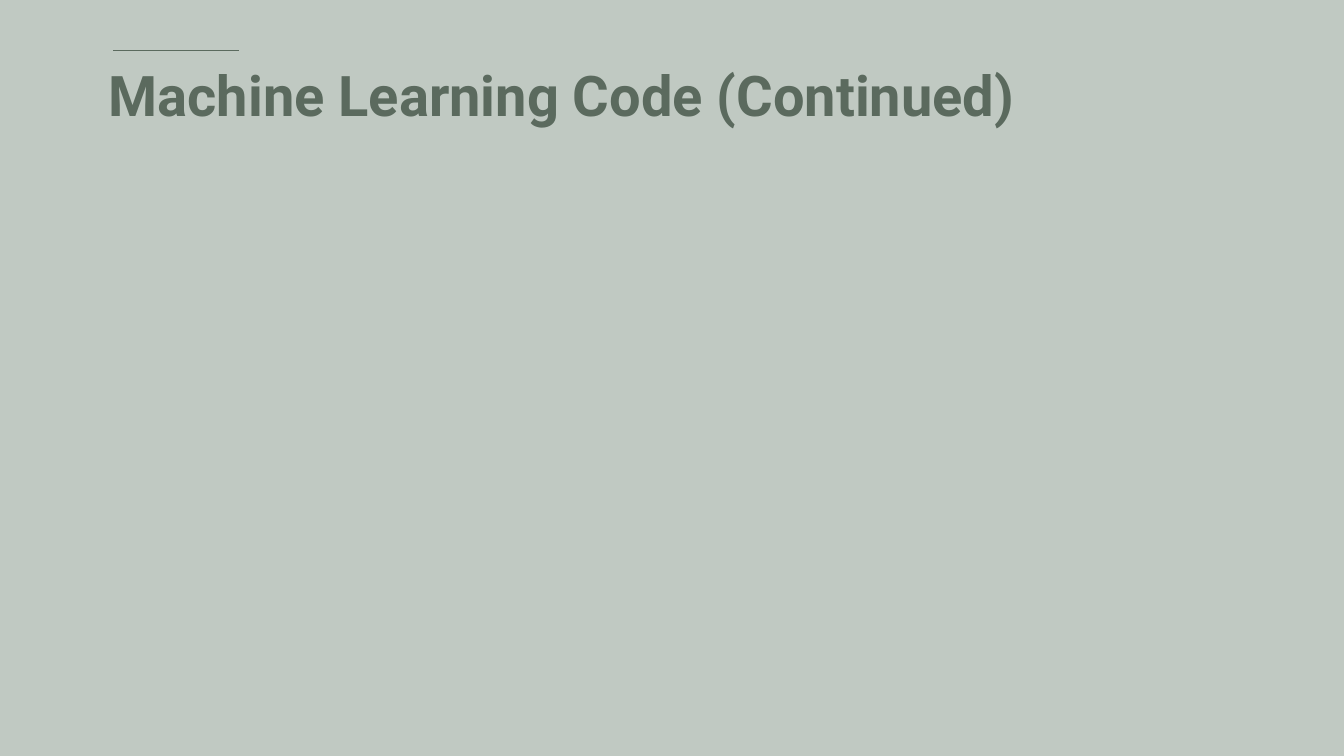
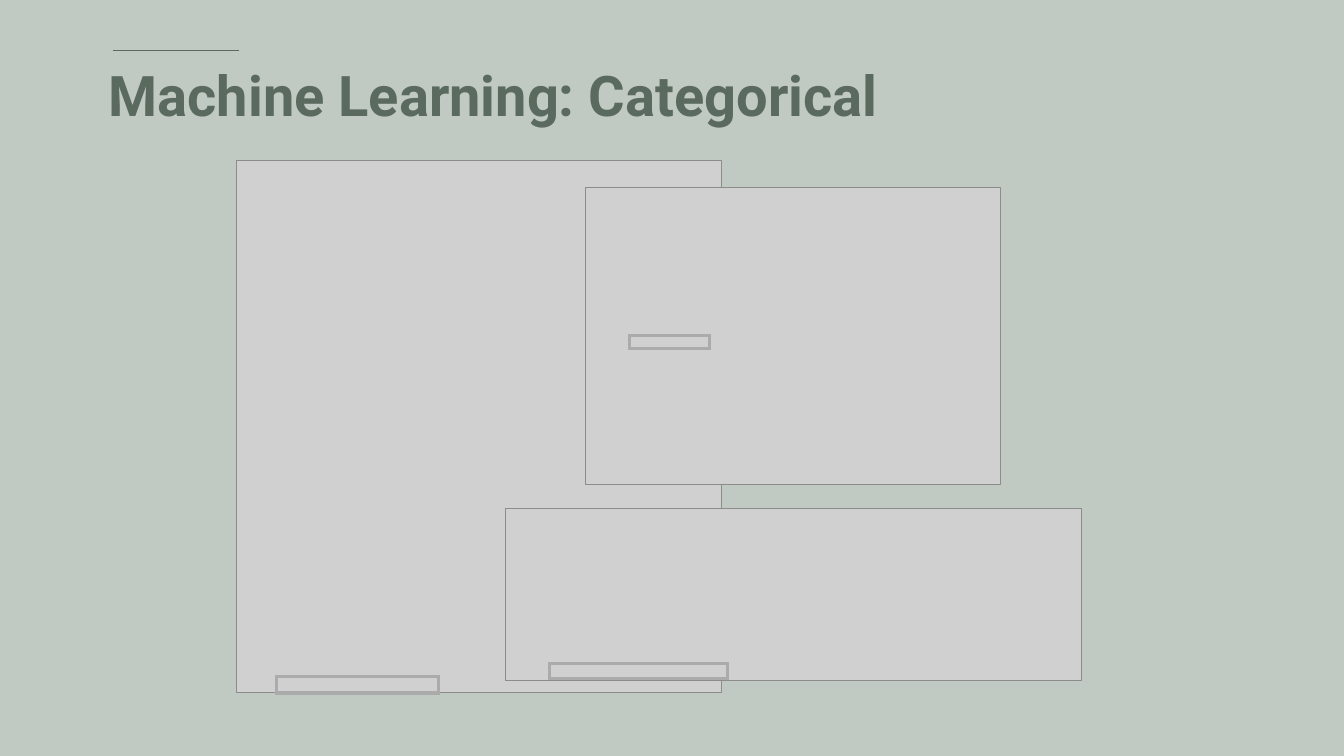
Before and after one commit to gemelodyyu/Trends-in-Foster-Care-and-Adoption, a slide deck: slide 9 of Power Point/Project 3-Trends in Foster Care.pptx (slide 8 before the commit). Drawn at 1344x756 pixels with LibreOffice and Linux fonts; fonts in the diff are those of the drawing; grey boxes stand for pictures. Boxes give left, top, right and bottom in pixels: in the first picture for what was removed or moved away, otherwise in the second. Text is boxed around its words. In the diff, an @@ line names an element or a change of style, - is before the commit and + after.

```diff
--- a/Power Point/Project 3-Trends in Foster Care.pptx
+++ b/Power Point/Project 3-Trends in Foster Care.pptx
@@ title at [109, 74, 878, 128]: text changed @@
-Machine Learning Code (Continued)
+Machine Learning: Categorical
@@ picture added at [237, 161, 723, 694] @@
@@ picture added at [586, 188, 1001, 485] @@
@@ rectangle added at [629, 336, 709, 349], outline #ABABAB 2.25 pt @@
@@ picture added at [505, 508, 1081, 681] @@
@@ rectangle added at [277, 677, 439, 694], outline #ABABAB 2.25 pt @@
@@ rectangle added at [549, 663, 727, 680], outline #ABABAB 2.25 pt @@
```
Also in this commit, not shown: 2 other slides changed, 1 slide added, 1 slide removed.
